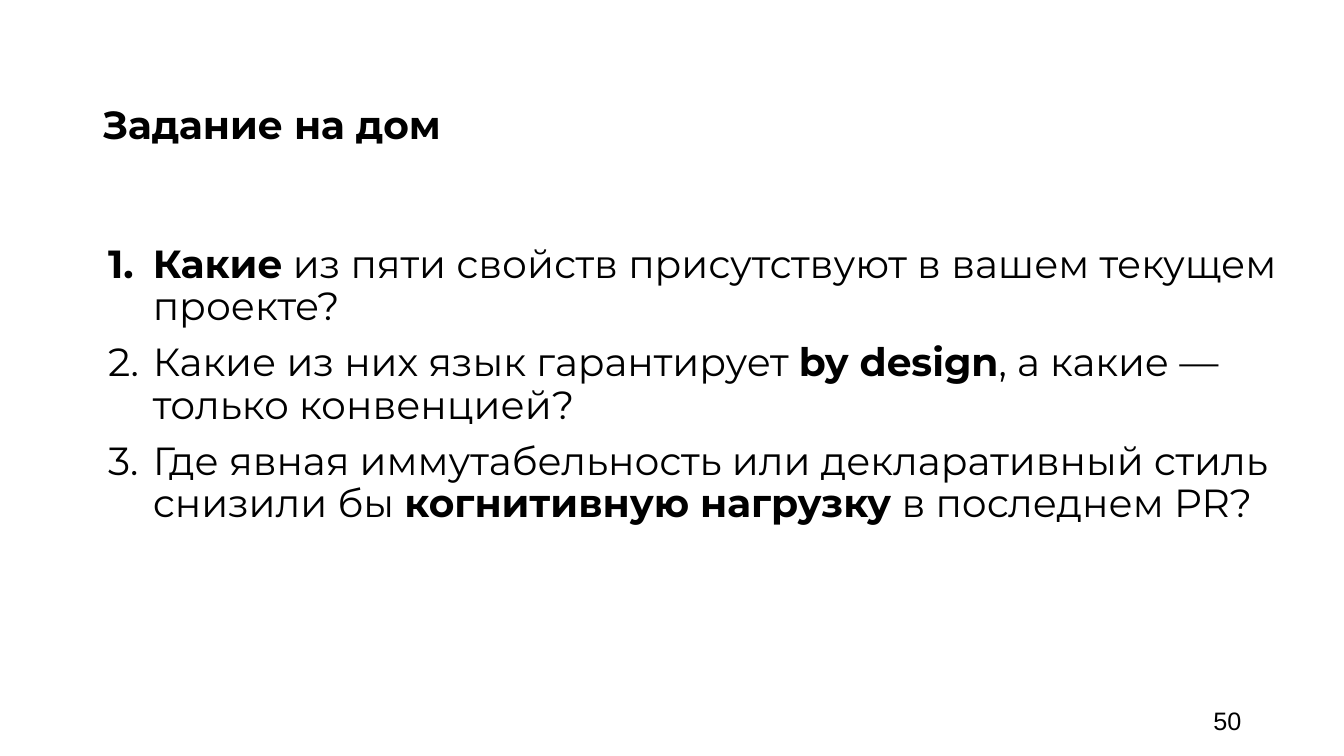
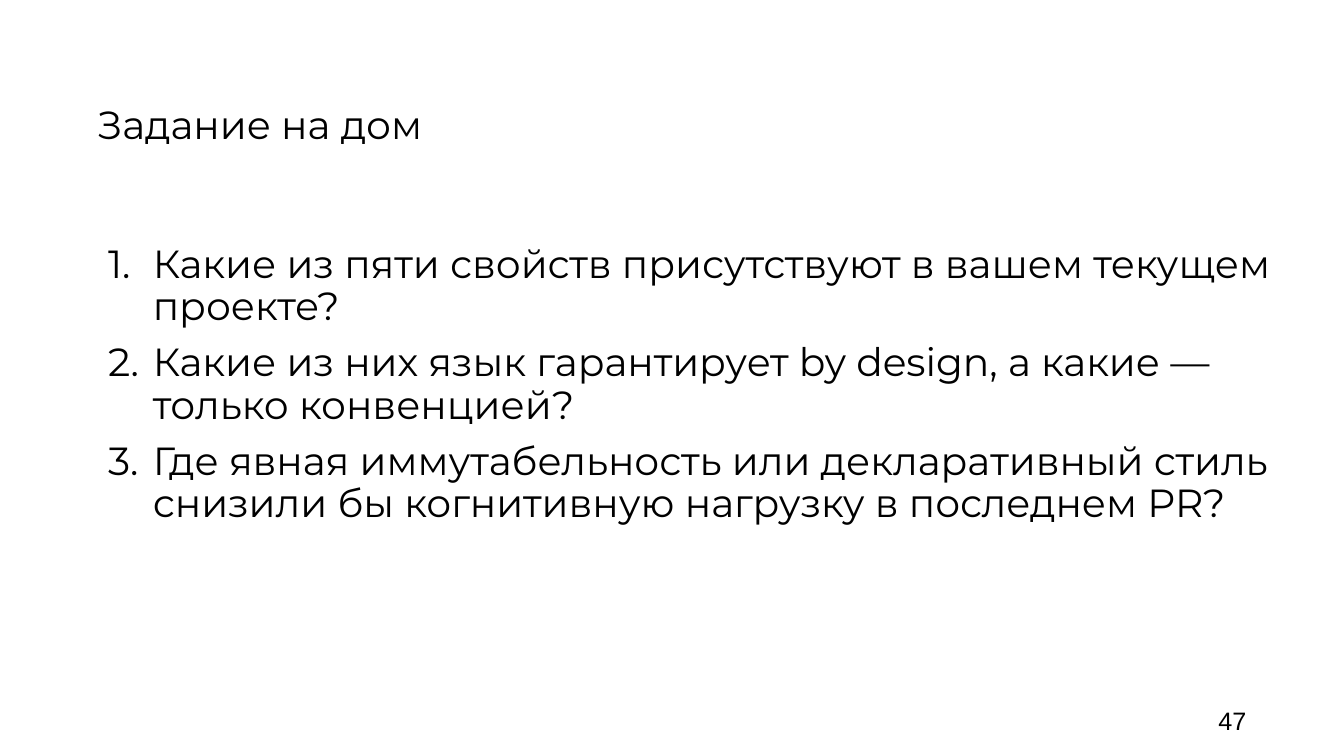
Before and after one commit to argent-smith/presentations, a slide deck: slide 47 of FP_Talk_2026/nastachku/presentation.pptx (slide 50 before the commit). Drawn at 1344x756 pixels with LibreOffice and Linux fonts; fonts in the diff are those of the drawing; background and template pictures are left out. Boxes give left, top, right and bottom in pixels: in the first picture for what was removed or moved away, otherwise in the second. Text is boxed around its words. In the diff, an @@ line names an element or a change of style, - is before the commit and + after.

```diff
--- a/FP_Talk_2026/nastachku/presentation.pptx
+++ b/FP_Talk_2026/nastachku/presentation.pptx
@@ text "Задание на дом" at <box>97,111,422,144</box>: bold off @@
@@ text "Какие из пяти свойств присутствуют ..." at <box>153,249,1270,525</box>: bold off in "Какие", "by design,", "когнитивную нагрузку"; less space between paragraphs @@
@@ page number removed at <box>1213,712,1241,731</box> @@
-50
@@ page number added at <box>1218,712,1246,730</box>, 18 pt, text #000000 @@
+47
```
Also in this commit, not shown: 16 other slides changed, 42 slides added, 34 slides removed, 13 other files.
